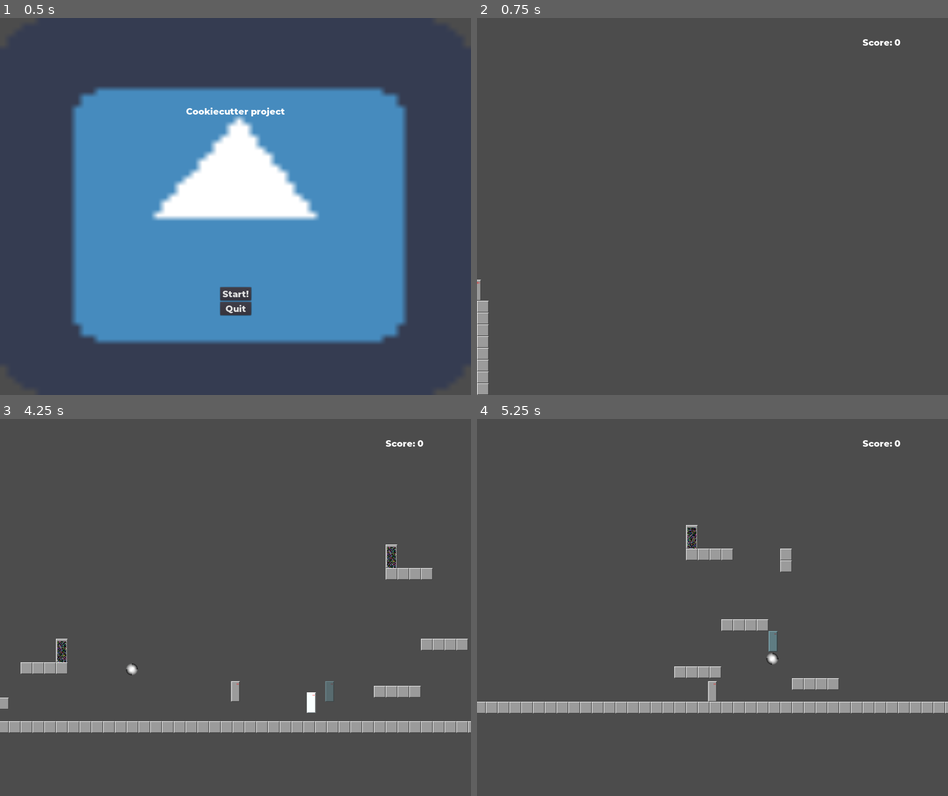
Above: before the commit, frames 1-4 (two rows, left to right).
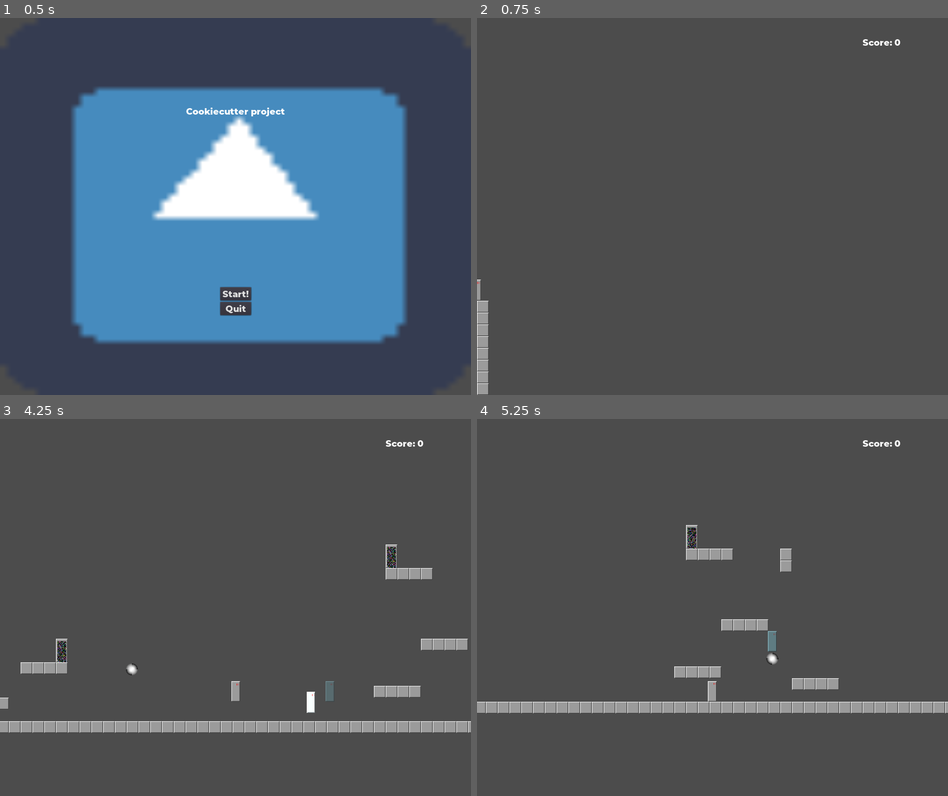
Above: after the commit, the same moments.

Repository: aes/yap
Game: Godot game, scene res://src/ui/MainMenu.tscn
Same seed, same stepped clock (60 frames per second), same inputs: the game is played once before the commit and once after it. The engine's default icon, where the game draws it, is replaced by a stand-in: a white triangle on a blue panel in a dark square.
Inputs:
- Up to frame 1 (0.5 s): no input
- Up to frame 2 (0.75 s): click "Start!" at 0.5 s
- Up to frame 3 (4.25 s): tap Enter at 1.25 s; hold D (move_right) 1.28-2.78 s; tap W (jump) at 1.35, 1.52, 1.82, 2.27, 2.3, 2.57, 2.85, 3.77, 3.8, 4.07 s; tap J (interact) at 2.1, 3.6 s; hold A (move_left) 2.78-3.53 s; hold D (move_right) from 3.53 s (still down)
- Up to frame 4 (5.25 s): tap W (jump) at 4.35, 4.52, 4.82 s; release D (move_right) at 5.03 s; hold A (move_left) from 5.03 s (still down); tap J (interact) at 5.1 s

Frame 1 is identical in both runs. In frame 2, less than 0.1% of the frame differs, in the area x 0-1%, y 69-71%; in frame 3, less than 0.1%, in the area x 49-71%, y 69-78%; in frame 4, less than 0.1%.

Commit message:
Replace boxy sprite with 9-patch and face sprite

Diff:
--- a/src/actors/Player.tscn
+++ b/src/actors/Player.tscn
@@ -1,14 +1,15 @@
-[gd_scene load_steps=7 format=2]
+[gd_scene load_steps=8 format=2]
 
-[ext_resource path="res://assets/boxy.png" type="Texture" id=1]
 [ext_resource path="res://src/actors/Player.gd" type="Script" id=2]
+[ext_resource path="res://assets/box-nine.png" type="Texture" id=3]
 [ext_resource path="res://assets/metal_pan_crashes-1.wav" type="AudioStream" id=4]
+[ext_resource path="res://assets/faces.png" type="Texture" id=5]
 
-[sub_resource type="Animation" id=3]
+[sub_resource type="Animation" id=1]
 resource_name = "jump"
 length = 0.2
 tracks/0/type = "value"
-tracks/0/path = NodePath("Sprite:frame")
+tracks/0/path = NodePath("NinePatchRect:rect_position")
 tracks/0/interp = 1
 tracks/0/loop_wrap = true
 tracks/0/imported = false
@@ -16,15 +17,63 @@
 tracks/0/keys = {
 "times": PoolRealArray( 0, 0.2 ),
 "transitions": PoolRealArray( 1, 1 ),
+"update": 0,
+"values": [ Vector2( -11, -57 ), Vector2( -12, -56 ) ]
+}
+tracks/1/type = "value"
+tracks/1/path = NodePath("NinePatchRect:rect_size")
+tracks/1/interp = 1
+tracks/1/loop_wrap = true
+tracks/1/imported = false
+tracks/1/enabled = true
+tracks/1/keys = {
+"times": PoolRealArray( 0, 0.2 ),
+"transitions": PoolRealArray( 1, 1 ),
+"update": 0,
+"values": [ Vector2( 22, 57 ), Vector2( 24, 56 ) ]
+}
+tracks/2/type = "value"
+tracks/2/path = NodePath("Face:position")
+tracks/2/interp = 1
+tracks/2/loop_wrap = true
+tracks/2/imported = false
+tracks/2/enabled = true
+tracks/2/keys = {
+"times": PoolRealArray( 0 ),
+"transitions": PoolRealArray( 1 ),
+"update": 0,
+"values": [ Vector2( 0, -53 ) ]
+}
+tracks/3/type = "value"
+tracks/3/path = NodePath("Face:frame")
+tracks/3/interp = 1
+tracks/3/loop_wrap = true
+tracks/3/imported = false
+tracks/3/enabled = true
+tracks/3/keys = {
+"times": PoolRealArray( 0 ),
+"transitions": PoolRealArray( 1 ),
 "update": 1,
-"values": [ 2, 0 ]
+"values": [ 2 ]
+}
+tracks/4/type = "value"
+tracks/4/path = NodePath("Face:offset")
+tracks/4/interp = 1
+tracks/4/loop_wrap = true
+tracks/4/imported = false
+tracks/4/enabled = true
+tracks/4/keys = {
+"times": PoolRealArray( 0, 0.2 ),
+"transitions": PoolRealArray( 1, 1 ),
+"update": 0,
+"values": [ Vector2( 0, 0 ), Vector2( 1, 1 ) ]
 }
 
 [sub_resource type="Animation" id=2]
 resource_name = "land"
 length = 0.1
 tracks/0/type = "value"
-tracks/0/path = NodePath("Sprite:frame")
+tracks/0/path = NodePath("NinePatchRect:rect_position")
 tracks/0/interp = 1
 tracks/0/loop_wrap = true
 tracks/0/imported = false
@@ -32,12 +81,48 @@
 tracks/0/keys = {
 "times": PoolRealArray( 0, 0.1 ),
 "transitions": PoolRealArray( 1, 1 ),
+"update": 0,
+"values": [ Vector2( -13, -51 ), Vector2( -12, -56 ) ]
+}
+tracks/1/type = "value"
+tracks/1/path = NodePath("NinePatchRect:rect_size")
+tracks/1/interp = 1
+tracks/1/loop_wrap = true
+tracks/1/imported = false
+tracks/1/enabled = true
+tracks/1/keys = {
+"times": PoolRealArray( 0, 0.1 ),
+"transitions": PoolRealArray( 1, 1 ),
+"update": 0,
+"values": [ Vector2( 26, 51 ), Vector2( 24, 56 ) ]
+}
+tracks/2/type = "value"
+tracks/2/path = NodePath("Face:offset")
+tracks/2/interp = 1
+tracks/2/loop_wrap = true
+tracks/2/imported = false
+tracks/2/enabled = true
+tracks/2/keys = {
+"times": PoolRealArray( 0, 0.1 ),
+"transitions": PoolRealArray( 1, 1 ),
+"update": 0,
+"values": [ Vector2( 1, 6 ), Vector2( 1, 1 ) ]
+}
+tracks/3/type = "value"
+tracks/3/path = NodePath("Face:frame")
+tracks/3/interp = 1
+tracks/3/loop_wrap = true
+tracks/3/imported = false
+tracks/3/enabled = true
+tracks/3/keys = {
+"times": PoolRealArray( 0, 0.1 ),
+"transitions": PoolRealArray( 1, 1 ),
 "update": 1,
 "values": [ 1, 0 ]
 }
 
-[sub_resource type="RectangleShape2D" id=1]
-extents = Vector2( 12, 28 )
+[sub_resource type="RectangleShape2D" id=3]
+extents = Vector2( 11, 28 )
 
 [node name="Player" type="KinematicBody2D"]
 collision_layer = 4
@@ -47,21 +132,36 @@
 "_edit_group_": true
 }
 
-[node name="Sprite" type="Sprite" parent="."]
-position = Vector2( 0, -32 )
-texture = ExtResource( 1 )
-vframes = 4
-hframes = 8
+[node name="NinePatchRect" type="NinePatchRect" parent="."]
+margin_left = -11.5
+margin_top = -56.5
+margin_right = 11.5
+texture = ExtResource( 3 )
+patch_margin_left = 3
+patch_margin_top = 3
+patch_margin_right = 3
+patch_margin_bottom = 3
+__meta__ = {
+"_edit_use_anchors_": false
+}
+
+[node name="Face" type="Sprite" parent="."]
+position = Vector2( 0, -53 )
+texture = ExtResource( 5 )
+centered = false
+offset = Vector2( 0.5, 0.5 )
+vframes = 2
+hframes = 4
 frame = 2
 
 [node name="AnimationPlayer" type="AnimationPlayer" parent="."]
-anims/jump = SubResource( 3 )
+anims/jump = SubResource( 1 )
 anims/land = SubResource( 2 )
 
 [node name="CollisionShape2D" type="CollisionShape2D" parent="."]
 visible = false
 position = Vector2( 0, -28 )
-shape = SubResource( 1 )
+shape = SubResource( 3 )
 
 [node name="CoyoteTime" type="Timer" parent="."]
 process_mode = 0
Binary file added: assets/box-nine.png
Not shown, added: assets/box-nine.png.import
Binary file added: assets/faces.png
Not shown, added: assets/faces.png.import
